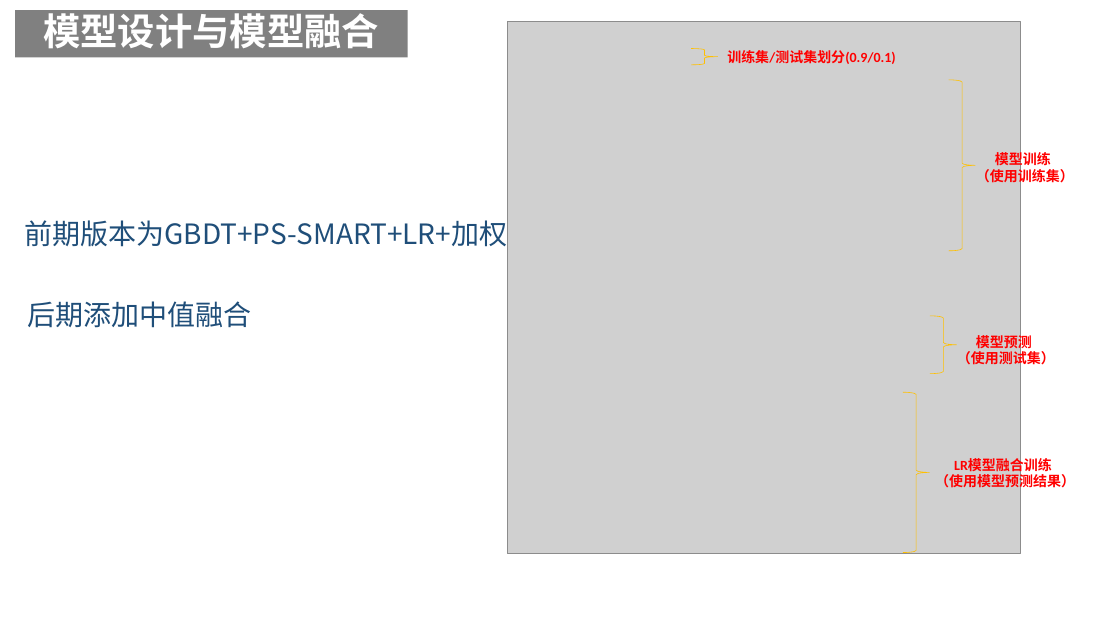
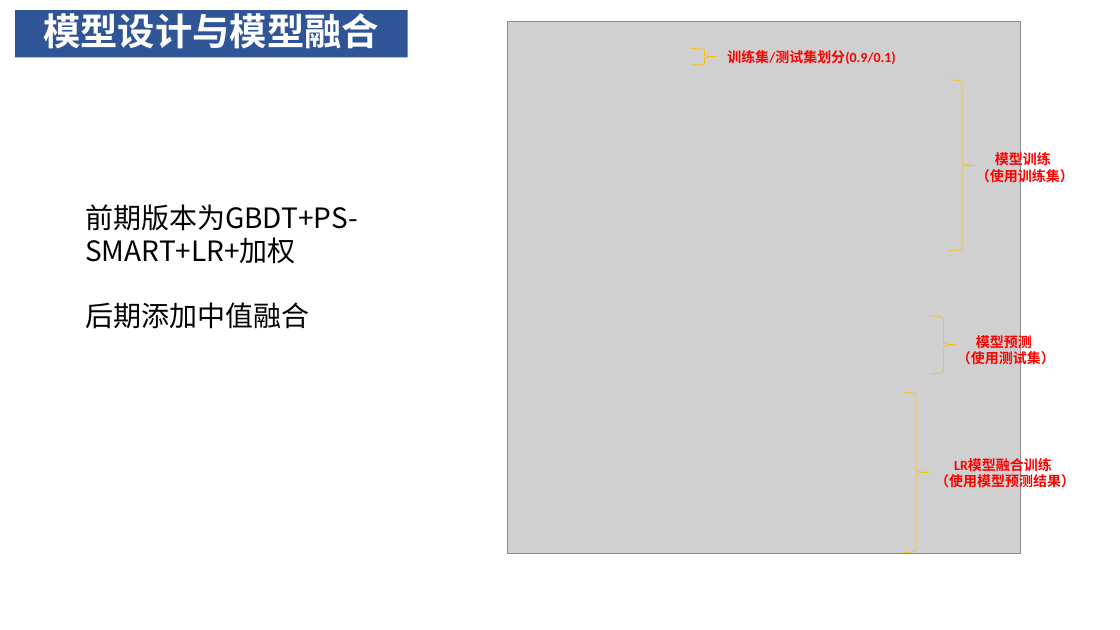
Before and after one commit to lvniqi/tianchi_power, a slide deck: slide 22 of presentation.pptx. Drawn at 1120x630 pixels with LibreOffice and Linux fonts; fonts in the diff are those of the drawing; grey boxes stand for pictures; background and template pictures are left out. Boxes give left, top, right and bottom in pixels: in the first picture for what was removed or moved away, otherwise in the second. Text is boxed around its words. In the diff, an @@ line names an element or a change of style, - is before the commit and + after.

```diff
--- a/presentation.pptx
+++ b/presentation.pptx
@@ rectangle "模型设计与模型融合" at [15,10,408,57]: fill #808080 to #2F5597 @@
@@ text "前期版本为GBDT+PS-SMART+LR+加权" at [85,204,358,264]: text colour #1F4E79 to #000000 @@
@@ text "前期版本为GBDT+PS-SMART+LR+加权": place and size @@
-text "前期版本为GBDT+PS-SMART+LR+加权" at [24,220,507,247]
+text "前期版本为GBDT+PS-SMART+LR+加权" at [85,204,358,264]
@@ text "后期添加中值融合": place and size @@
-text "后期添加中值融合" at [27,301,251,328]
+text "后期添加中值融合" at [85,302,309,329]
@@ text "后期添加中值融合" at [85,302,309,329]: text colour #1F4E79 to #000000 @@
```
Also in this commit, not shown: 27 other slides changed.
